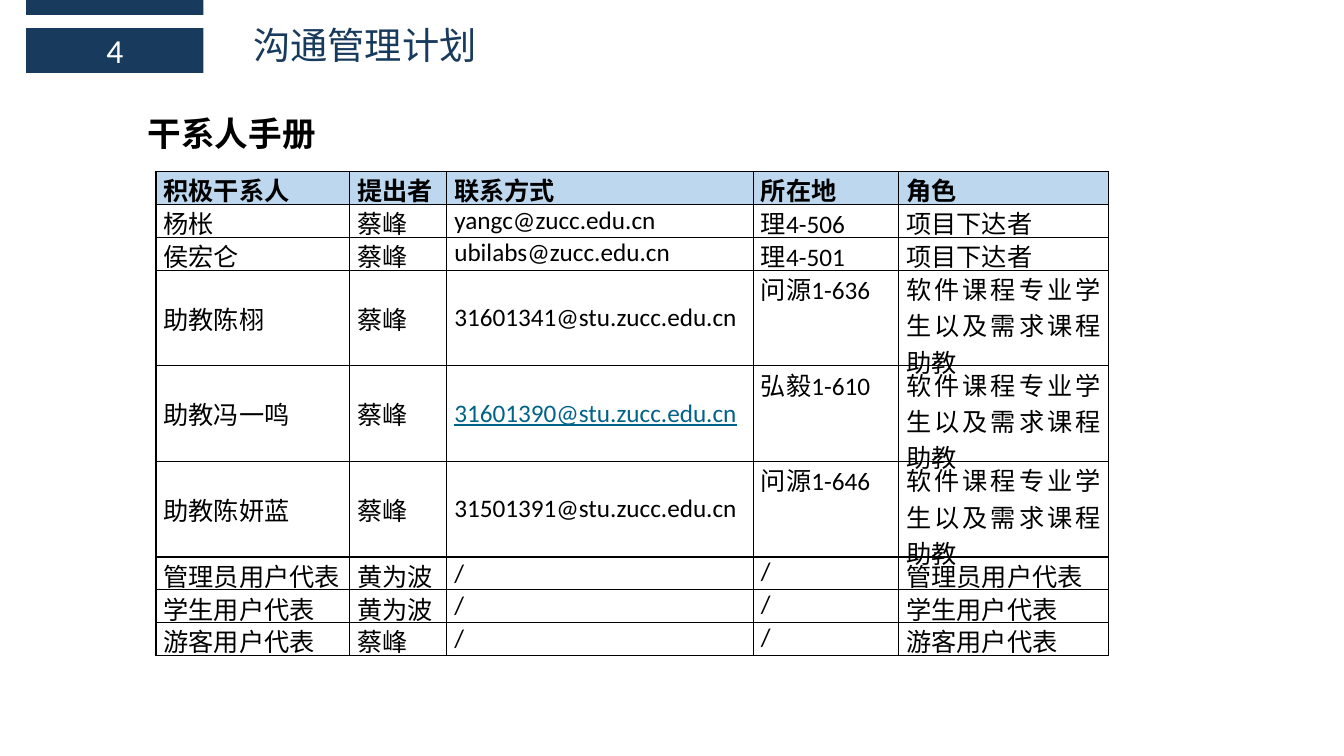
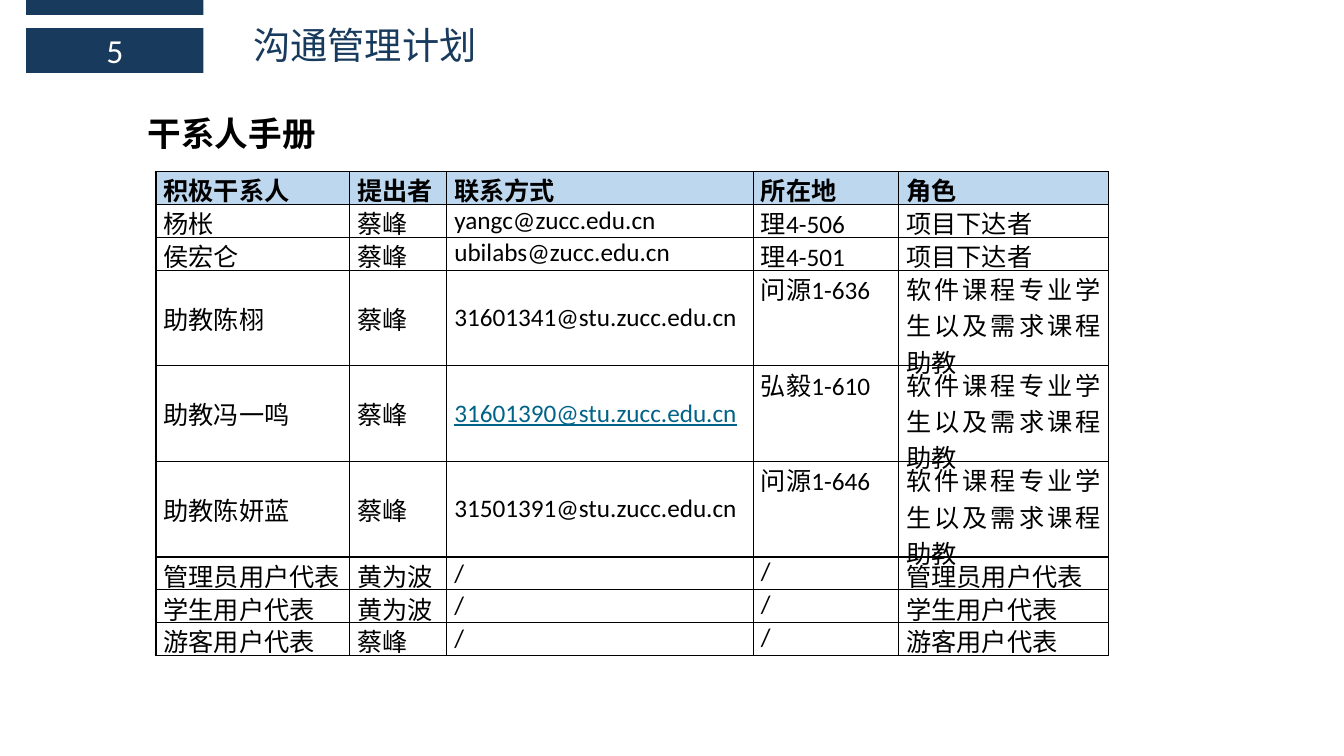
Before and after one commit to boboHh/AssistantTeaching, a slide deck: slide 22 of 受控文档/03-需求工程项目计划/PRD2018-G11-需求工程项目计划PPT.pptx. Drawn at 1344x756 pixels with LibreOffice and Linux fonts; fonts in the diff are those of the drawing. Boxes give left, top, right and bottom in pixels: in the first picture for what was removed or moved away, otherwise in the second. Text is boxed around its words. In the diff, an @@ line names an element or a change of style, - is before the commit and + after.

```diff
--- a/受控文档/03-需求工程项目计划/PRD2018-G11-需求工程项目计划PPT.pptx
+++ b/受控文档/03-需求工程项目计划/PRD2018-G11-需求工程项目计划PPT.pptx
@@ text in rectangle at bbox=[106, 41, 123, 64]: text changed @@
-4
+5
```
Also in this commit, not shown: 6 other slides changed, 2 slides added, 1 other file.
